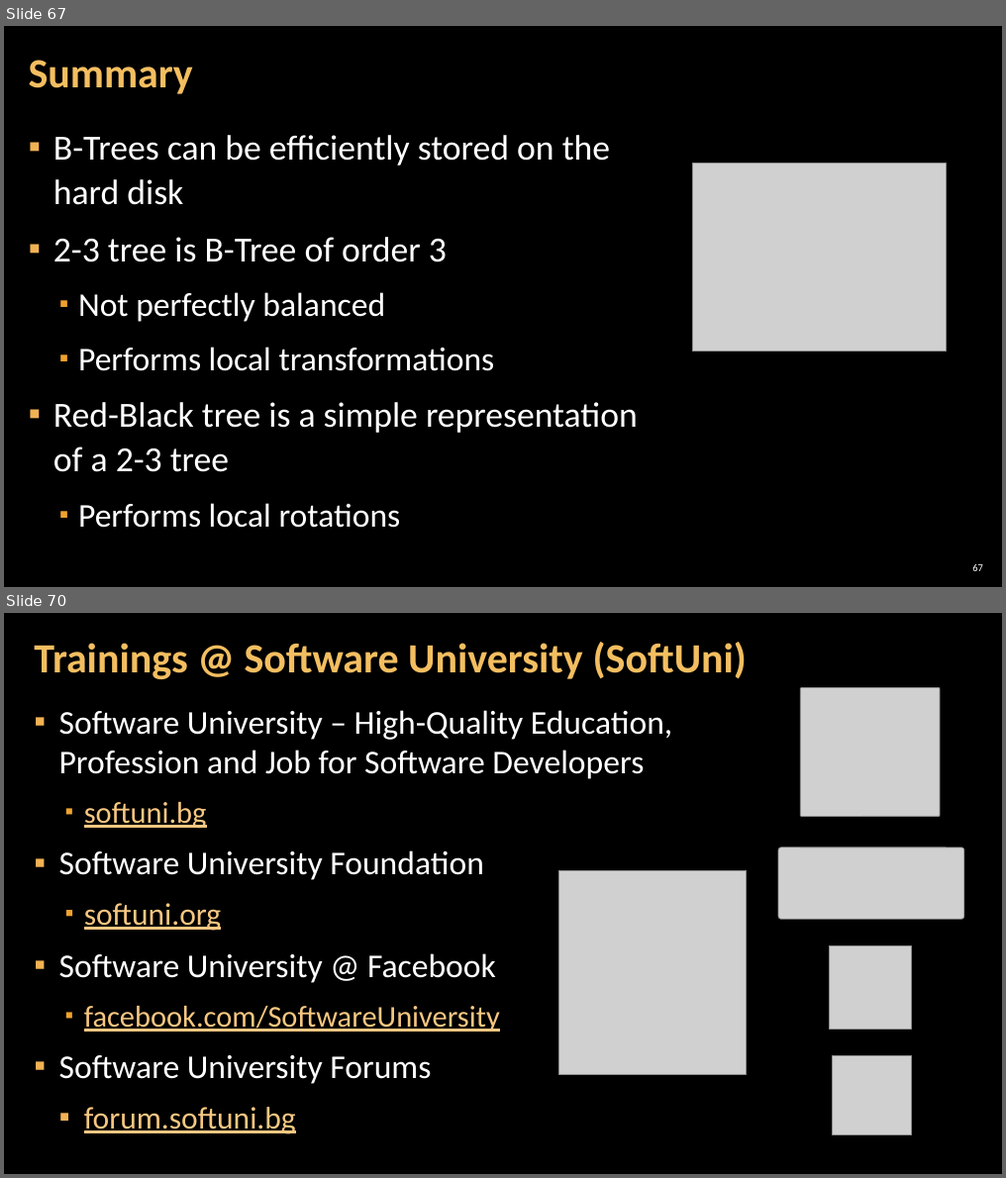
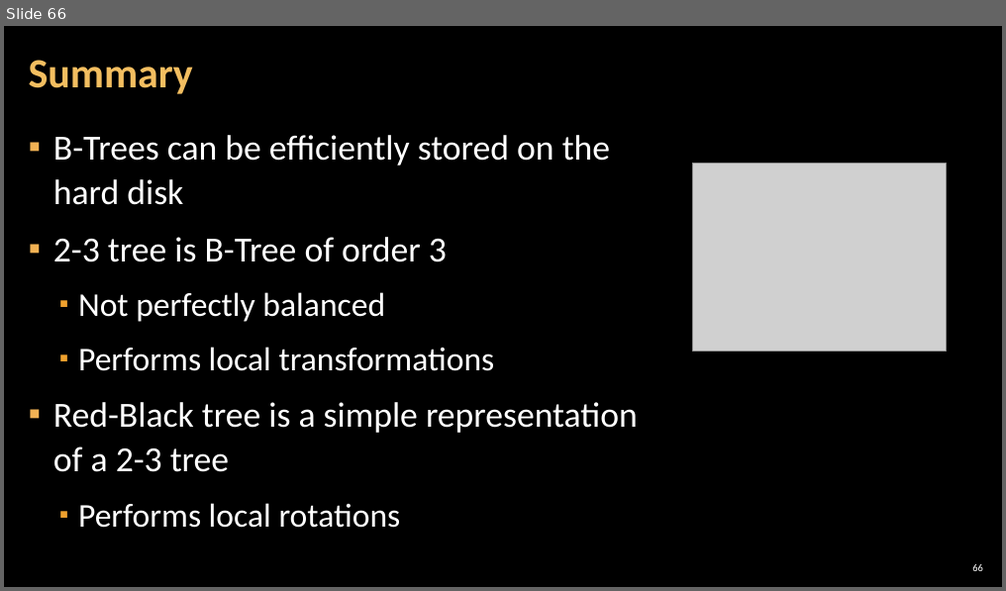
Before and after one commit to astambi/Data-Structures, a slide deck: 00-Resources/06. Data-Structures-B-Trees-and-Red-Black-Trees.pptx. Shown one above the other, each under a label of ours: slides 67 and 70 before the commit, slide 66 after it; the slides between them are not shown. The pictures are 1006x1178 and 1006x591 pixels, drawn with LibreOffice and Linux fonts; fonts in the diff are those of the drawing; grey boxes stand for pictures; background and template pictures are left out. Boxes give left, top, right and bottom in pixels: in the first picture for what was removed or moved away, otherwise in the second. Text is boxed around its words. In the diff, an @@ line names an element or a change of style, - is before the commit and + after.

```diff
--- a/00-Resources/06. Data-Structures-B-Trees-and-Red-Black-Trees.pptx
+++ b/00-Resources/06. Data-Structures-B-Trees-and-Red-Black-Trees.pptx
@@ slide 70 removed at (x1=4, y1=613, x2=1002, y2=1174), background picture (left out) @@
@@ title removed at (x1=34, y1=642, x2=746, y2=679) @@
-Trainings @ Software University (SoftUni)
@@ picture removed at (x1=801, y1=688, x2=940, y2=817) @@
@@ text removed at (x1=59, y1=710, x2=672, y2=1135) @@
-▪ Software University – High-Quality Education, Profession and Job for Software Developers
-  ▪ softuni.bg
-▪ Software University Foundation
-  ▪ softuni.org
-  ▪ Software University @ Facebook
-  ▪ facebook.com/SoftwareUniversity
-  ▪ Software University Forums
-    ▪ forum.softuni.bg
@@ picture removed at (x1=778, y1=848, x2=963, y2=919) @@
@@ picture removed at (x1=558, y1=870, x2=746, y2=1075) @@
@@ picture removed at (x1=829, y1=946, x2=912, y2=1029) @@
@@ picture removed at (x1=832, y1=1057, x2=912, y2=1136) @@
@@ what was slide 67 is now slide 66 @@
@@ page number at (x1=972, y1=565, x2=983, y2=571): text changed @@
-67
+66
```
Also in this commit, not shown: 3 other slides removed, 1 other file.
